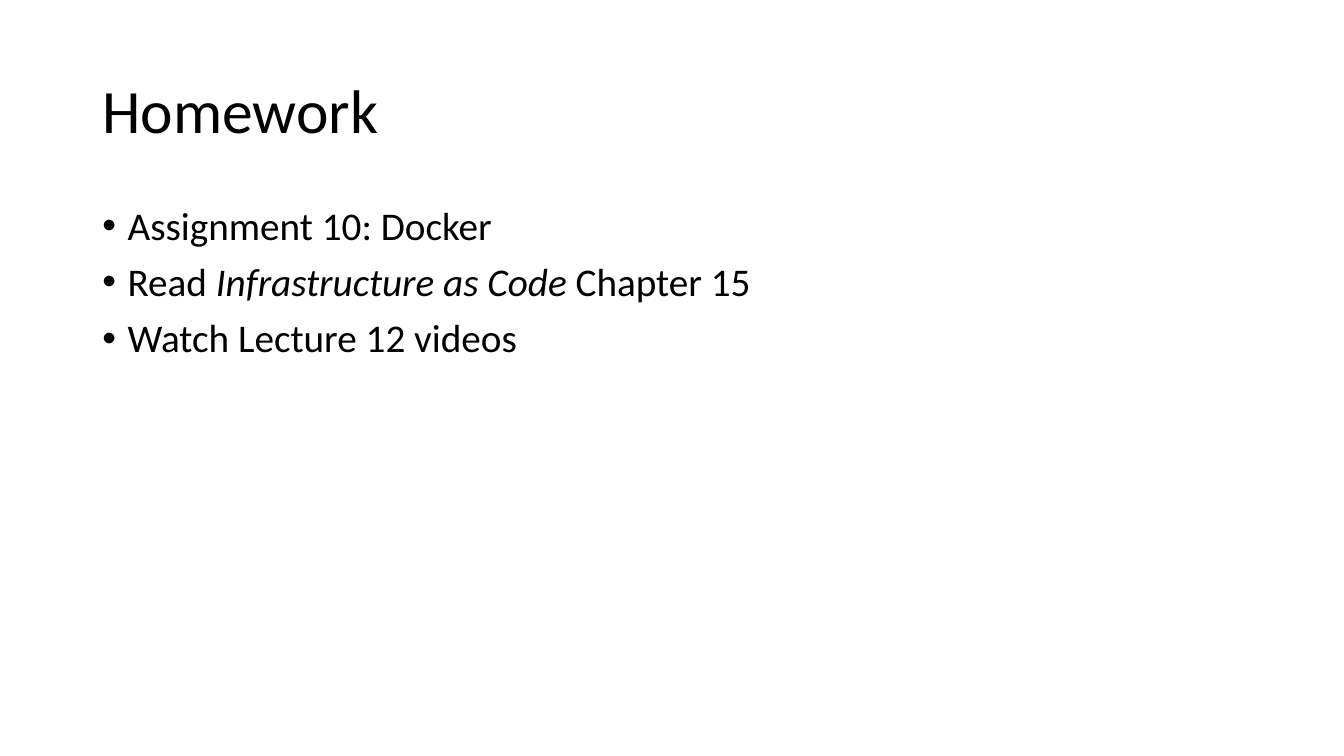
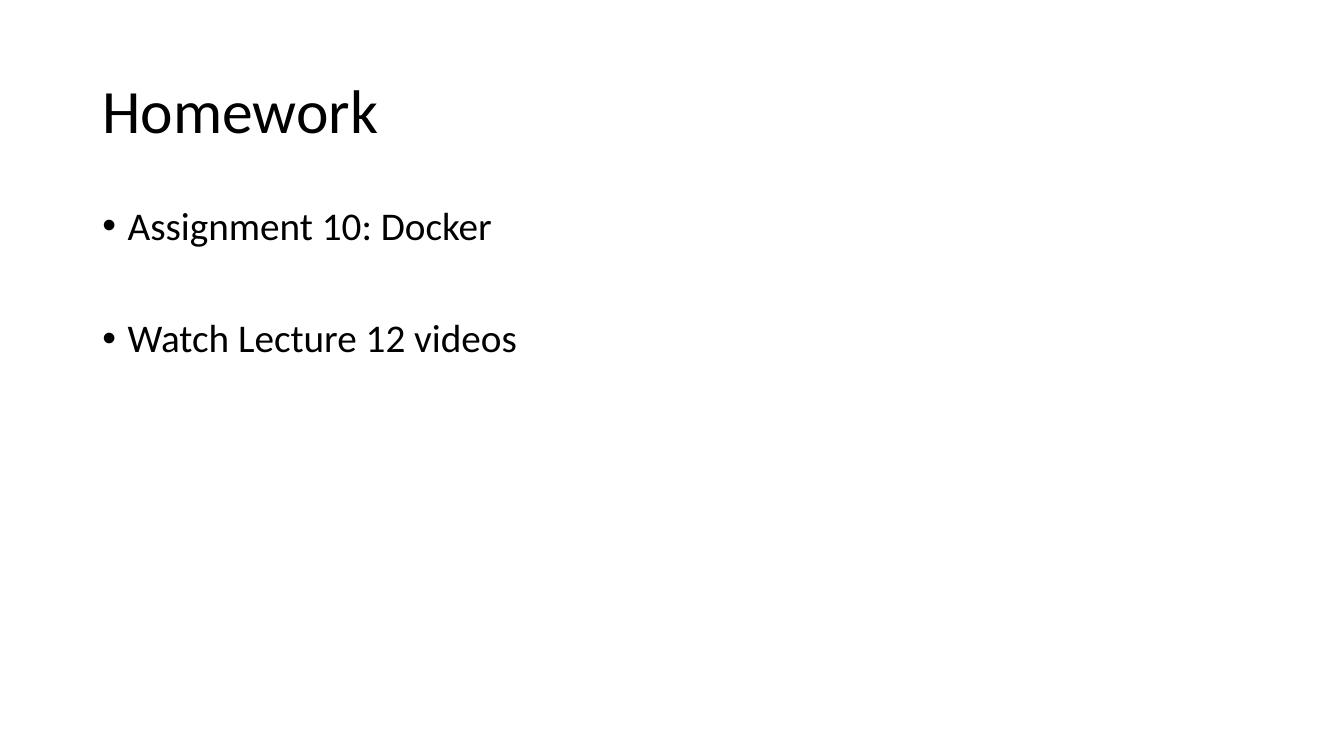
Before and after one commit to jasondbaker/infrastructure-class, a slide deck: slide 6 of review/lecture-review-week-11.pptx (slide 8 before the commit). Drawn at 1344x756 pixels with LibreOffice and Linux fonts; fonts in the diff are those of the drawing. Boxes give left, top, right and bottom in pixels: in the first picture for what was removed or moved away, otherwise in the second. Text is boxed around its words. In the diff, an @@ line names an element or a change of style, - is before the commit and + after.

```diff
--- a/review/lecture-review-week-11.pptx
+++ b/review/lecture-review-week-11.pptx
@@ text at box(128, 268, 751, 303): paragraph removed @@
-• Read Infrastructure as Code Chapter 15
```
Also in this commit, not shown: 2 other slides changed, 2 slides removed, 9 other files.
